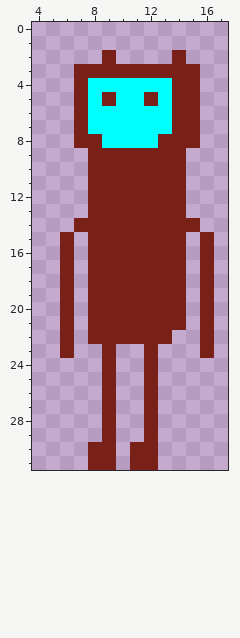
Two versions of one pixel-art sprite, client/applications/gravity/sprite/png/pwalk_1.png. This is how it looked before the edit.
The file is 24x32 pixels. Colours within 5 levels of each other are drawn and written as one. Shown: x 4..17, y 0..31.
After:
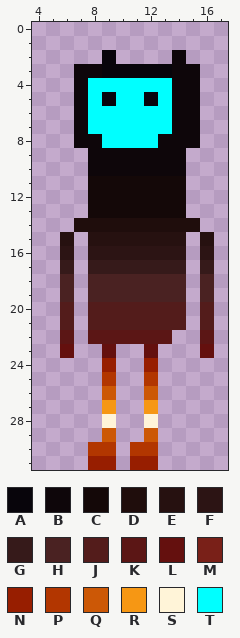
Palette (. is transparent): A #08050b  B #0e060a  C #140808  D #1f0d0c  E #261110  F #2c1414  G #361a1a  H #4a2222  J #531c1b  K #5b1615  L #64100e  M #792018  N #971e00  P #b23600  Q #cc5806  R #f69714  S #fff4d8  T #00ffff
The edit:
@@ x 4..17 @@
  1 ..............
- 2 .....M....M...
- 3 ...MMMMMMMMM..
- 4 ...MTTTTTTMM..
- 5 ...MTMTTMTMM..
- 6 ...MTTTTTTMM..
- 7 ...MTTTTTTMM..
- 8 ...MMTTTTMMM..
- 9 ....MMMMMMM...
-10 ....MMMMMMM...
-11 ....MMMMMMM...
-12 ....MMMMMMM...
-13 ....MMMMMMM...
-14 ...MMMMMMMMM..
-15 ..M.MMMMMMM.M.
-16 ..M.MMMMMMM.M.
-17 ..M.MMMMMMM.M.
-18 ..M.MMMMMMM.M.
-19 ..M.MMMMMMM.M.
-20 ..M.MMMMMMM.M.
-21 ..M.MMMMMMM.M.
-22 ..M.MMMMMM..M.
-23 ..M..M..M...M.
-24 .....M..M.....
-25 .....M..M.....
-26 .....M..M.....
-27 .....M..M.....
-28 .....M..M.....
-29 .....M..M.....
-30 ....MM.MM.....
-31 ....MM.MM.....
+ 2 .....A....B...
+ 3 ...BBAAAAABB..
+ 4 ...BTTTTTTBB..
+ 5 ...BTATTATBB..
+ 6 ...BTTTTTTBB..
+ 7 ...BTTTTTTBB..
+ 8 ...BBTTTTBBB..
+ 9 ....BBBBBBB...
+10 ....BBBBBBB...
+11 ....CCCCCCC...
+12 ....CCCCCCC...
+13 ....CCCCCCC...
+14 ...DDDDDDDDD..
+15 ..E.EEEEEEE.E.
+16 ..F.FFFFFFF.F.
+17 ..G.GGGGGGG.G.
+18 ..H.HHHHHHH.H.
+19 ..H.HHHHHHH.H.
+20 ..J.JJJJJJJ.J.
+21 ..J.JJJJJJJ.J.
+22 ..K.KKKKKK..K.
+23 ..L..L..L...L.
+24 .....N..N.....
+25 .....P..P.....
+26 .....Q..Q.....
+27 .....R..R.....
+28 .....S..S.....
+29 .....Q..Q.....
+30 ....PP.PP.....
+31 ....NN.NN.....
Changed places in both pictures, as pixel boxes (x1, y1, x2, y2):
changed: (60, 50, 214, 470)
